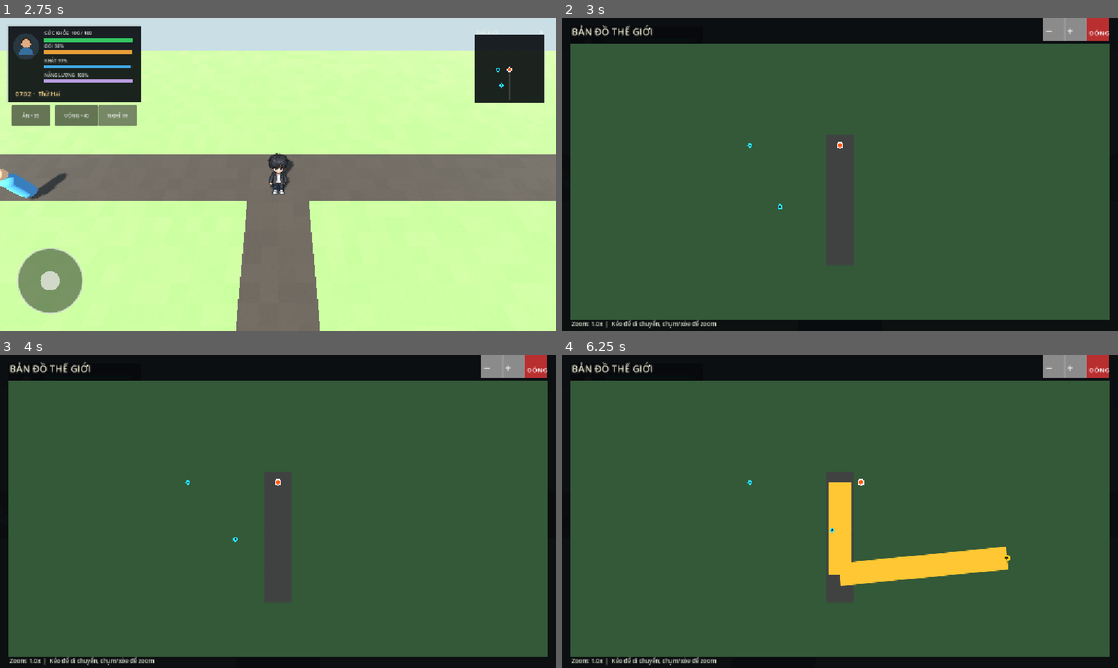
Above: before the commit, frames 1-4 (two rows, left to right).
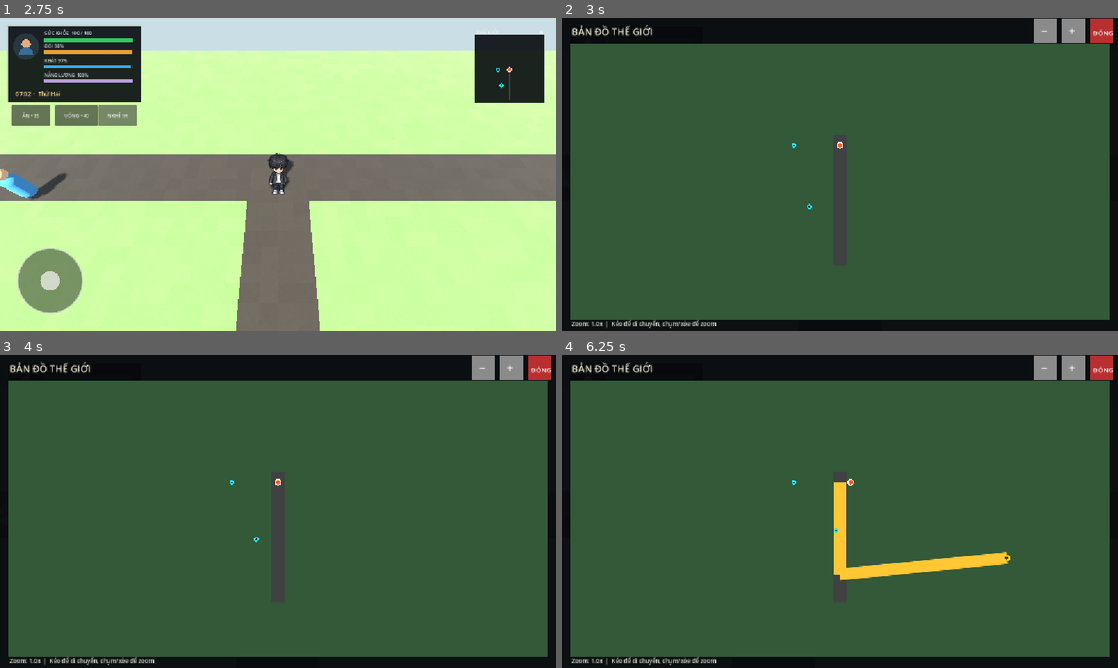
Above: after the commit, the same moments.

Repository: aohmn/GameDemo
Game: Godot game, scene res://scenes/boot/boot.tscn
Same seed, same stepped clock (60 frames per second), same inputs: the game is played once before the commit and once after it.
Inputs (mouse positions are in pixels of both pictures, inside the frame that each line leads up to):
- Up to frame 1 (2.75 s): click "ĂN +35" at 0.5 s; click "UỐNG +40" at 1.25 s; click "NGHỈ 1H" at 2 s
- Up to frame 2 (3 s): tap Enter at 2.75 s; drag from (1073, 64) to (895, 105) at 2.77 s
- Up to frame 3 (4 s): tap Space at 3.5 s; drag from (166, 527) to (250, 574) at 3.52 s
- Up to frame 4 (6.25 s): tap Enter at 4.25, 5.75 s; move the mouse to (895, 442) at 4.27 s; hold Right (ui_right) 4.28-5 s; click (895, 442) at 4.42 s; tap Space at 5 s; drag from (812, 574) to (673, 464) at 5.02 s; move the mouse to (1006, 558) at 5.77 s; hold Left (ui_left) from 5.78 s (still down); click (1006, 558) at 5.92 s

Frame 1 is identical in both runs. In frame 2, 0.5% of the frame differs, in the area x 33-100%, y 0-62%; in frame 3, 0.5%; in frame 4, 2.2%, in the area x 33-100%, y 0-74%.

Commit message:
Bản đồ lớn: tỷ lệ đều, hiển thị toàn bộ map_bounds

Diff:
--- a/world/map/minimap.gd
+++ b/world/map/minimap.gd
@@ -1,10 +1,19 @@
 extends Control
 class_name WorldMinimap
 
+## Bán kính thế giới hiển thị trên minimap nhỏ (mét).
 const MINI_RADIUS := 30.0
+## Kích thước pixel minimap nhỏ.
 const MINI_SIZE := 144.0
+## Giới hạn zoom bản đồ lớn.
 const MAP_ZOOM_MIN := 1.0
 const MAP_ZOOM_MAX := 4.0
+## Kích thước nút (pixel, tối thiểu 48 cho cảm ứng).
+const BUTTON_SIZE := Vector2(48.0, 48.0)
+## Khoảng cách tối thiểu giữa các nút (pixel).
+const BUTTON_GAP := 10.0
+## Ngưỡng pixel để phân biệt chạm (tap) và kéo (drag).
+const DRAG_THRESHOLD := 12.0
 
 var _world_map_open := false
 var _waypoint := Vector3.ZERO
@@ -32,7 +41,7 @@
 var _mini_anchors := Vector4.ZERO
 var _mini_offsets := Vector4.ZERO
 
-# Map bounds from MapArea (replaces WORLD_HALF_SIZE)
+## Map bounds từ MapArea (thay thế WORLD_HALF_SIZE cũ).
 var _map_bounds: Rect2
 var _map_bounds_dirty := true
 
@@ -46,7 +55,7 @@
 	EventBus.subscribe(WorldEvents.NPC_POSITIONS_CHANGED, _on_npc_positions_changed)
 	EventBus.subscribe(WorldEvents.ROUTE_READY, _on_route_ready)
 
-	# Save layout minimap để khôi phục sau khi đóng bản đồ lớn.
+	# Lưu layout minimap để khôi phục sau khi đóng bản đồ lớn.
 	_mini_anchors = Vector4(
 		anchor_left,
 		anchor_top,
@@ -60,12 +69,10 @@
 		offset_bottom
 	)
 
-	# Request map bounds from MapArea
 	_request_map_bounds()
 
 
 func _request_map_bounds() -> void:
-	# Try to get map bounds from the MapArea instance in the world
 	var map_area: Node = get_tree().get_first_node_in_group("MapArea")
 	if is_instance_valid(map_area) and map_area is MapArea:
 		var ma: MapArea = map_area as MapArea
@@ -73,7 +80,7 @@
 			_map_bounds = ma.map_bounds
 		_map_bounds_dirty = false
 	else:
-		# Fallback: use default bounds based on MINI_RADIUS
+		# Dự phòng: dùng bounds dựa trên MINI_RADIUS.
 		_map_bounds = Rect2(-MINI_RADIUS, -MINI_RADIUS, MINI_RADIUS * 2.0, MINI_RADIUS * 2.0)
 		_map_bounds_dirty = false
 
@@ -101,11 +108,11 @@
 		_map_pan = Vector2.ZERO
 		_route.clear()
 		_pending_route_request = 0
-		# Cập nhật map bounds khi mở bản đồ
+		# Cập nhật map bounds khi mở bản đồ.
 		_request_map_bounds()
 
 	if is_open:
-		# Mở rộng Control phủ toàn thể viewport.
+		# Mở rộng Control phủ toàn viewport.
 		anchor_left = 0.0
 		anchor_top = 0.0
 		anchor_right = 1.0
@@ -132,14 +139,17 @@
 
 func _process(delta: float) -> void:
 	_redraw_accumulator += delta
-	# Chỉ queue_redraw tối đa 10 lần/giây (mỗi 0.1s)
+	# Chỉ queue_redraw tối đa 10 lần/giây (mỗi 0.1s).
 	if _redraw_accumulator >= 0.1:
 		_redraw_accumulator = 0.0
 		queue_redraw()
 
 
+# --- Xử lý đầu vào ---
+
+
 func _gui_input(event: InputEvent) -> void:
-	# Yêu cầu B1: Bỏ qua InputEventMouse có device == InputEvent.DEVICE_ID_EMULATION
+	# Bỏ qua chuột giả lập từ touch trên Android.
 	if event is InputEventMouse and event.device == InputEvent.DEVICE_ID_EMULATION:
 		return
 
@@ -205,7 +215,7 @@
 	var previous_position: Vector2 = _touch_positions[event.index]
 
 	if _touch_positions.size() >= 2:
-		# Multi-touch zoom (giữ nguyên như hiện tại)
+		# Zoom bằng hai ngón (pinch).
 		var touch_ids: Array = _touch_positions.keys()
 		var other_id: int = touch_ids[0]
 
@@ -227,11 +237,11 @@
 		_touch_positions[event.index] = local_position
 		_gesture_moved = true
 	else:
-		# Yêu cầu B2: Ngưỡng kéo > 12 px (hiện tại 1 px nên ngón rung mất cú chạm)
+		# Kéo một ngón: ngưỡng > DRAG_THRESHOLD để không mất tap khi rung tay.
 		_touch_positions[event.index] = local_position
 		var movement := local_position - previous_position
 
-		if movement.length() > 12.0:
+		if movement.length() > DRAG_THRESHOLD:
 			_map_pan += movement
 			_clamp_map_pan()
 			_gesture_moved = true
@@ -243,7 +253,7 @@
 func _handle_mouse_button(event: InputEventMouseButton) -> void:
 	var local_position: Vector2 = _screen_to_local(event.position)
 
-	# Yêu cầu B1: Bỏ qua InputEventMouse có device == InputEvent.DEVICE_ID_EMULATION
+	# Bỏ qua chuột giả lập.
 	if event.device == InputEvent.DEVICE_ID_EMULATION:
 		return
 
@@ -289,7 +299,7 @@
 
 
 func _handle_mouse_motion(event: InputEventMouseMotion) -> void:
-	# Yêu cầu B1: Bỏ qua InputEventMouse có device == InputEvent.DEVICE_ID_EMULATION
+	# Bỏ qua chuột giả lập.
 	if event.device == InputEvent.DEVICE_ID_EMULATION:
 		return
 
@@ -300,8 +310,8 @@
 	var movement := local_position - _mouse_last_position
 	_mouse_last_position = local_position
 
-	# Yêu cầu B2: Ngưỡng kéo > 12 px
-	if movement.length() > 12.0:
+	# Ngưỡng kéo > DRAG_THRESHOLD.
+	if movement.length() > DRAG_THRESHOLD:
 		_map_pan += movement
 		_clamp_map_pan()
 		_mouse_moved = true
@@ -310,45 +320,47 @@
 	queue_redraw()
 
 
+# --- Xử lý chạm trên bản đồ lớn (nút / waypoint) ---
+
+
+## Trả về 3 Rect2 cho nút: [zoom_out, zoom_in, close]. Không chồng nhau,
+## khoảng cách tối thiểu BUTTON_GAP pixel. Dùng chung cho vẽ và bắt chạm.
+func _button_rects() -> Array[Rect2]:
+	# Bố trí từ phải sang trái: ĐÓNG | (gap) | + | (gap) | -
+	var close_rect := Rect2(
+		Vector2(size.x - BUTTON_SIZE.x - 10.0, 3.0),
+		BUTTON_SIZE
+	)
+	var zoom_in_rect := Rect2(
+		Vector2(close_rect.position.x - BUTTON_GAP - BUTTON_SIZE.x, 3.0),
+		BUTTON_SIZE
+	)
+	var zoom_out_rect := Rect2(
+		Vector2(zoom_in_rect.position.x - BUTTON_GAP - BUTTON_SIZE.x, 3.0),
+		BUTTON_SIZE
+	)
+	return [zoom_out_rect, zoom_in_rect, close_rect]
+
+
 func _handle_full_map_tap(position: Vector2) -> void:
-	# Yêu cầu B3: Nút -, +, ĐÓNG có vùng chạm tối thiểu 48x48
-	# Sử dụng chung một Rect2 cho vẽ và bắt chạm
-	var button_size := Vector2(48.0, 48.0)
-
-	# Close button - area: size.x - 66 wide, 48 high from top-right
-	var close_rect := Rect2(
-		size.x - 66.0,
-		0.0,
-		button_size.x,
-		button_size.y
-	)
-	if close_rect.has_point(position):
+	var rects: Array[Rect2] = _button_rects()
+
+	# Nút ĐÓNG
+	if rects[2].has_point(position):
 		_set_world_map_open(false)
 		return
 
-	# Zoom out (-) button
-	var zoom_out_rect := Rect2(
-		size.x - 155.0,
-		0.0,
-		button_size.x,
-		button_size.y
-	)
-	if zoom_out_rect.has_point(position) and _world_map_open:
+	# Nút thu nhỏ (-)
+	if rects[0].has_point(position) and _world_map_open:
 		_zoom_at(0.8, _full_map_rect().get_center())
 		return
 
-	# Zoom in (+) button
-	var zoom_in_rect := Rect2(
-		size.x - 112.0,
-		0.0,
-		button_size.x,
-		button_size.y
-	)
-	if zoom_in_rect.has_point(position) and _world_map_open:
+	# Nút phóng to (+)
+	if rects[1].has_point(position) and _world_map_open:
 		_zoom_at(1.25, _full_map_rect().get_center())
 		return
 
-	# Tap trên bản đồ để đặt waypoint
+	# Chạm trên bản đồ => đặt waypoint.
 	var map_rect := _full_map_rect()
 
 	if not map_rect.has_point(position):
@@ -372,12 +384,14 @@
 	queue_redraw()
 
 
+# --- Sự kiện từ EventBus ---
+
+
 func _on_player_position_changed(payload: Dictionary) -> void:
 	var position_value: Variant = payload.get("position")
 	if position_value is Vector3:
 		_player_position = position_value
 		_has_player_position = true
-		# Yêu cầu cập nhật map bounds khi player di chuyển > 0.5 m
 		_request_map_bounds()
 
 
@@ -396,7 +410,6 @@
 				"position": position_value
 			})
 	_npc_positions = entries
-	# Chỉ redraw nếu NPC thay đổi vị trí > 0.5 m
 	var total_move := 0.0
 	for entry: Dictionary in entries:
 		var pos: Vector3 = entry.get("position") as Vector3
@@ -426,6 +439,9 @@
 	queue_redraw()
 
 
+# --- Zoom / Pan ---
+
+
 func _zoom_at(factor: float, focal_point: Vector2) -> void:
 	var map_center := _full_map_rect().get_center()
 	var world_offset := (focal_point - map_center - _map_pan) / _map_zoom
@@ -449,11 +465,15 @@
 	_map_pan.y = clampf(_map_pan.y, -max_pan.y, max_pan.y)
 
 
+## Vùng pixel dành cho bản đồ lớn (bên trong viền, dưới thanh tiêu đề).
 func _full_map_rect() -> Rect2:
 	return Rect2(
 		Vector2(16.0, 54.0),
 		Vector2(maxf(1.0, size.x - 32.0), maxf(1.0, size.y - 76.0))
 	)
+
+
+# --- Vẽ ---
 
 
 func _draw() -> void:
@@ -463,13 +483,16 @@
 		_draw_minimap()
 
 
+# --- Minimap nhỏ: bán kính ~30 m quanh Player ---
+
+
 func _draw_minimap() -> void:
 	var minimap_rect := Rect2(
 		Vector2(size.x * 0.5 - MINI_SIZE * 0.5, size.y * 0.57 - MINI_SIZE * 0.5),
 		Vector2(MINI_SIZE, MINI_SIZE)
 	)
 
-	# Vẽ nền bản đồ minimap (đã clip theo rect)
+	# Nền minimap.
 	draw_rect(minimap_rect, Color(0.025, 0.04, 0.055, 0.90), true)
 	draw_rect(minimap_rect, Color(0.72, 0.78, 0.78, 0.95), false, 1.5)
 
@@ -483,13 +506,12 @@
 		Color(0.95, 0.95, 0.88)
 	)
 
-	# Vẽ khu vực hiển thị ~30 m quanh Player
-	# Scale: 30m radius → full minimap diameter (MINI_SIZE)
+	# Tỷ lệ: 30m bán kính → nửa đường kính minimap.
 	var scale_factor := MINI_SIZE / (2.0 * MINI_RADIUS)
 
 	var center := Vector2(size.x * 0.5, size.y * 0.57)
 
-	# Vẽ đường theo tọa độ thế giới tương đối với Player
+	# Vẽ đường theo tọa độ thế giới tương đối với Player.
 	var world_points: Array[Vector2] = WorldNavigation.get_road_points()
 	for i in range(world_points.size() - 1):
 		_draw_minimap_world_line_clipped(
@@ -541,35 +563,30 @@
 	clip_rect: Rect2,
 	scale_factor: float
 ) -> void:
-	# Chuyển đổi world points to minimap points
 	var start_point := _world_to_minimap(start_world.x, start_world.y)
 	var end_point := _world_to_minimap(end_world.x, end_world.y)
 
-	# Kiểm tra xem cả hai điểm có nằm trong clip_rect không
 	var start_in := clip_rect.has_point(start_point)
 	var end_in := clip_rect.has_point(end_point)
 
 	if start_in and end_in:
-		# Cả Ambos trong rect -> vẽ luôn
 		draw_line(start_point, end_point, color, line_width, true)
 	elif start_in or end_in:
-		# Một bên trong, một bên ngoài -> cắt line tại biên rect
 		var intersect: Variant = _clip_line_to_rect_2d(start_point, end_point, clip_rect)
 		if intersect != null:
 			var clipped: Dictionary = intersect as Dictionary
 			draw_line(clipped["start"] as Vector2, clipped["end"] as Vector2, color, line_width, true)
-	# (cho minimap: các road point gần Player nên thường trong rect)
-
-
+
+
+## Cắt đoạn thẳng vào trong hình chữ nhật (Cohen-Sutherland đơn giản).
 func _clip_line_to_rect_2d(p1: Vector2, p2: Vector2, rect: Rect2) -> Variant:
-	# Thuật toán đơn giản: tìm điểm giao của đoạn line với 4 bên rect
 	var dx := p2.x - p1.x
 	var dy := p2.y - p1.y
 
 	var t_enter := 0.0
 	var t_exit := 1.0
 
-	# X direção
+	# Trục X
 	if abs(dx) > 0.001:
 		var t1 := (rect.position.x - p1.x) / dx
 		var t2 := (rect.position.x + rect.size.x - p1.x) / dx
@@ -581,7 +598,7 @@
 		t_exit = min(t_exit, t2)
 		if t_enter > t_exit: return null
 
-	# Y dirección
+	# Trục Y
 	if abs(dy) > 0.001:
 		var t3 := (rect.position.y - p1.y) / dy
 		var t4 := (rect.position.y + rect.size.y - p1.y) / dy
@@ -593,13 +610,12 @@
 		t_exit = min(t_exit, t4)
 		if t_enter > t_exit: return null
 
-	# Kiểm tra xem có giao intersection không
 	if t_enter < 0 and t_exit < 0: return null
 	if t_enter > 1 and t_exit > 1: return null
 
-	var t_use := max(0.0, min(1.0, t_enter))
+	var t_use: float = maxf(0.0, minf(1.0, t_enter))
 	var intersect_start := Vector2(p1.x + dx * t_use, p1.y + dy * t_use)
-	t_use = min(1.0, max(0.0, t_exit))
+	t_use = minf(1.0, maxf(0.0, t_exit))
 	var intersect_end := Vector2(p1.x + dx * t_use, p1.y + dy * t_use)
 
 	return {"start": intersect_start, "end": intersect_end}
@@ -615,11 +631,31 @@
 		world_z - _player_position.z
 	)
 
-	# Show ~30m radius around Player
-	# Scale: 30m maps to MINI_SIZE/2 (radius in pixels)
+	# 30m ánh xạ tới MINI_SIZE/2 (bán kính pixel).
 	var scale_factor := MINI_SIZE / (2.0 * MINI_RADIUS)
 
 	return center + relative * scale_factor
+
+
+# --- Bản đồ lớn: hiển thị TOÀN BỘ map_bounds ---
+
+
+## Tỷ lệ đều cho bản đồ lớn: min(pixel_w / bounds_w, pixel_h / bounds_h).
+## Trả về [scale, offset_x, offset_y] để căn giữa trong map_rect.
+func _full_map_scale_and_offset(map_rect: Rect2) -> Array:
+	var bounds := _map_bounds
+	if bounds.size.x <= 0.0 or bounds.size.y <= 0.0:
+		bounds = Rect2(-MINI_RADIUS, -MINI_RADIUS, MINI_RADIUS * 2.0, MINI_RADIUS * 2.0)
+
+	var sx := map_rect.size.x / bounds.size.x
+	var sy := map_rect.size.y / bounds.size.y
+	var s := minf(sx, sy)
+
+	# Offset để căn giữa phần dư (trục có tỷ lệ lớn hơn).
+	var offset_x := (map_rect.size.x - bounds.size.x * s) * 0.5
+	var offset_y := (map_rect.size.y - bounds.size.y * s) * 0.5
+
+	return [s, offset_x, offset_y]
 
 
 func _draw_full_map() -> void:
@@ -639,21 +675,38 @@
 		Color(0.96, 0.94, 0.84)
 	)
 
-	# Yêu cầu B3: Nút -, +, ĐÓNG có vùng chạm tối thiểu 48x48
-	# Sử dụng chung một Rect2 cho vẽ và bắt chạm
-	var button_size := Vector2(48.0, 48.0)
-
-	# Close button
-	var close_rect := Rect2(
-		size.x - 66.0,
-		0.0,
-		button_size.x,
-		button_size.y
-	)
-	draw_rect(close_rect, Color(0.8, 0.2, 0.2, 0.9), true)
+	# Vẽ nút -, +, ĐÓNG (cùng hàm _button_rects cho vẽ và bắt chạm).
+	var rects: Array[Rect2] = _button_rects()
+
+	# Nút thu nhỏ (-)
+	draw_rect(rects[0], Color(0.6, 0.6, 0.6, 0.9), true)
 	draw_string(
 		ThemeDB.fallback_font,
-		Vector2(size.x - 60.0, 36.0),
+		Vector2(rects[0].position.x + 14.0, rects[0].position.y + 33.0),
+		"\u2212",
+		HORIZONTAL_ALIGNMENT_LEFT,
+		-1.0,
+		24,
+		Color.WHITE
+	)
+
+	# Nút phóng to (+)
+	draw_rect(rects[1], Color(0.6, 0.6, 0.6, 0.9), true)
+	draw_string(
+		ThemeDB.fallback_font,
+		Vector2(rects[1].position.x + 14.0, rects[1].position.y + 33.0),
+		"+",
+		HORIZONTAL_ALIGNMENT_LEFT,
+		-1.0,
+		24,
+		Color.WHITE
+	)
+
+	# Nút ĐÓNG
+	draw_rect(rects[2], Color(0.8, 0.2, 0.2, 0.9), true)
+	draw_string(
+		ThemeDB.fallback_font,
+		Vector2(rects[2].position.x + 6.0, rects[2].position.y + 33.0),
 		"ĐÓNG",
 		HORIZONTAL_ALIGNMENT_LEFT,
 		-1.0,
@@ -661,87 +714,59 @@
 		Color.WHITE
 	)
 
-	# Zoom out (-) button
-	var zoom_out_rect := Rect2(
-		size.x - 155.0,
-		0.0,
-		button_size.x,
-		button_size.y
-	)
-	draw_rect(zoom_out_rect, Color(0.6, 0.6, 0.6, 0.9), true)
-	draw_string(
-		ThemeDB.fallback_font,
-		Vector2(size.x - 150.0, 36.0),
-		"−",
-		HORIZONTAL_ALIGNMENT_LEFT,
-		-1.0,
-		24,
-		Color.WHITE
-	)
-
-	# Zoom in (+) button
-	var zoom_in_rect := Rect2(
-		size.x - 112.0,
-		0.0,
-		button_size.x,
-		button_size.y
-	)
-	draw_rect(zoom_in_rect, Color(0.6, 0.6, 0.6, 0.9), true)
-	draw_string(
-		ThemeDB.fallback_font,
-		Vector2(size.x - 106.0, 36.0),
-		"+",
-		HORIZONTAL_ALIGNMENT_LEFT,
-		-1.0,
-		24,
-		Color.WHITE
-	)
-
 	var map_rect := _full_map_rect()
 	draw_rect(map_rect, Color(0.20, 0.35, 0.22), true)
 
-	# Sử dụng MINI_RADIUS thay vì WORLD_HALF_SIZE
-	var scale_x := map_rect.size.x / (MINI_RADIUS * 2.0)
-	var scale_y := map_rect.size.y / (MINI_RADIUS * 2.0)
-
+	# Dùng map_bounds: tỷ lệ đều, căn giữa.
+	var sao: Array = _full_map_scale_and_offset(map_rect)
+	var uniform_scale: float = sao[0]
+
+	# Vẽ đường.
 	var world_points: Array[Vector2] = WorldNavigation.get_road_points()
 	for i in range(world_points.size() - 1):
-		_draw_map_line(
+		_draw_map_line_uniform(
 			map_rect,
-			scale_x,
-			scale_y,
+			sao,
 			world_points[i],
 			world_points[i + 1],
 			Color(0.25, 0.26, 0.26),
-			maxf(2.0, scale_x * 3.0)
+			maxf(2.0, uniform_scale * 3.0)
 		)
 
+	# Vẽ tuyến đường (route).
 	if _route.size() >= 2:
 		for route_index in range(_route.size() - 1):
 			var route_start: Vector3 = _route[route_index]
 			var route_end: Vector3 = _route[route_index + 1]
-			_draw_map_line(map_rect, scale_x, scale_y, Vector2(route_start.x, route_start.z), Vector2(route_end.x, route_end.z), Color(1.0, 0.78, 0.20), maxf(2.5, scale_x * 2.5))
-
+			_draw_map_line_uniform(
+				map_rect,
+				sao,
+				Vector2(route_start.x, route_start.z),
+				Vector2(route_end.x, route_end.z),
+				Color(1.0, 0.78, 0.20),
+				maxf(2.5, uniform_scale * 2.5)
+			)
+
+	# Vẽ Player.
 	if _has_player_position:
-		var player_point := _world_to_full_map(
+		var player_point := _world_to_full_map_uniform(
 			map_rect,
-			scale_x,
-			scale_y,
+			sao,
 			_player_position.x,
 			_player_position.z
 		)
 		draw_circle(player_point, 7.0, Color.WHITE)
 		draw_circle(player_point, 4.5, Color(1.0, 0.35, 0.08))
 
+	# Vẽ NPC.
 	for npc_entry: Dictionary in _npc_positions:
 		var npc_position_value: Variant = npc_entry.get("position")
 		if not (npc_position_value is Vector3):
 			continue
 		var npc_position: Vector3 = npc_position_value as Vector3
-		var npc_point := _world_to_full_map(
+		var npc_point := _world_to_full_map_uniform(
 			map_rect,
-			scale_x,
-			scale_y,
+			sao,
 			npc_position.x,
 			npc_position.z
 		)
@@ -753,11 +778,11 @@
 			)
 			draw_circle(npc_point, 2.0, Color(0.02, 0.12, 0.2))
 
+	# Vẽ waypoint.
 	if _has_waypoint:
-		var target := _world_to_full_map(
+		var target := _world_to_full_map_uniform(
 			map_rect,
-			scale_x,
-			scale_y,
+			sao,
 			_waypoint.x,
 			_waypoint.z
 		)
@@ -777,20 +802,23 @@
 	)
 
 
-func _draw_map_line(
+# --- Hàm chuyển đổi tọa độ bản đồ lớn (tỷ lệ đều) ---
+
+
+## Vẽ đoạn thẳng trên bản đồ lớn với tỷ lệ đều.
+func _draw_map_line_uniform(
 	map_rect: Rect2,
-	scale_x: float,
-	scale_y: float,
+	sao: Array,
 	start_world: Vector2,
 	end_world: Vector2,
 	color: Color,
 	width: float
 ) -> void:
-	var start_point := _world_to_full_map(
-		map_rect, scale_x, scale_y, start_world.x, start_world.y
-	)
-	var end_point := _world_to_full_map(
-		map_rect, scale_x, scale_y, end_world.x, end_world.y
+	var start_point := _world_to_full_map_uniform(
+		map_rect, sao, start_world.x, start_world.y
+	)
+	var end_point := _world_to_full_map_uniform(
+		map_rect, sao, end_world.x, end_world.y
 	)
 
 	draw_line(
@@ -802,16 +830,22 @@
 	)
 
 
-func _world_to_full_map(
+## Chuyển tọa độ thế giới (x,z) thành pixel trên bản đồ lớn.
+## Dùng tỷ lệ đều + offset căn giữa + zoom + pan.
+func _world_to_full_map_uniform(
 	map_rect: Rect2,
-	scale_x: float,
-	scale_y: float,
+	sao: Array,
 	world_x: float,
 	world_z: float
 ) -> Vector2:
+	var uniform_scale: float = sao[0]
+	var off_x: float = sao[1]
+	var off_y: float = sao[2]
+	var bounds := _map_bounds
+
 	var base_point := Vector2(
-		map_rect.position.x + (world_x + MINI_RADIUS) * scale_x,
-		map_rect.position.y + (world_z + MINI_RADIUS) * scale_y
+		map_rect.position.x + off_x + (world_x - bounds.position.x) * uniform_scale,
+		map_rect.position.y + off_y + (world_z - bounds.position.y) * uniform_scale
 	)
 
 	return (
@@ -821,19 +855,23 @@
 	)
 
 
+## Chuyển pixel trên bản đồ lớn thành tọa độ thế giới (x,z).
 func _map_to_world(position: Vector2) -> Vector2:
 	var map_rect := _full_map_rect()
+	var sao: Array = _full_map_scale_and_offset(map_rect)
+	var uniform_scale: float = sao[0]
+	var off_x: float = sao[1]
+	var off_y: float = sao[2]
+	var bounds := _map_bounds
+
 	var base_position := (
 		map_rect.get_center()
 		+ (position - map_rect.get_center() - _map_pan) / _map_zoom
 	)
 
-	var scale_x := map_rect.size.x / (MINI_RADIUS * 2.0)
-	var scale_y := map_rect.size.y / (MINI_RADIUS * 2.0)
-
 	return Vector2(
-		(base_position.x - map_rect.position.x) / scale_x - MINI_RADIUS,
-		(base_position.y - map_rect.position.y) / scale_y - MINI_RADIUS
+		(base_position.x - map_rect.position.x - off_x) / uniform_scale + bounds.position.x,
+		(base_position.y - map_rect.position.y - off_y) / uniform_scale + bounds.position.y
 	)
 
 
Not shown, changed: CHANGELOG.md
